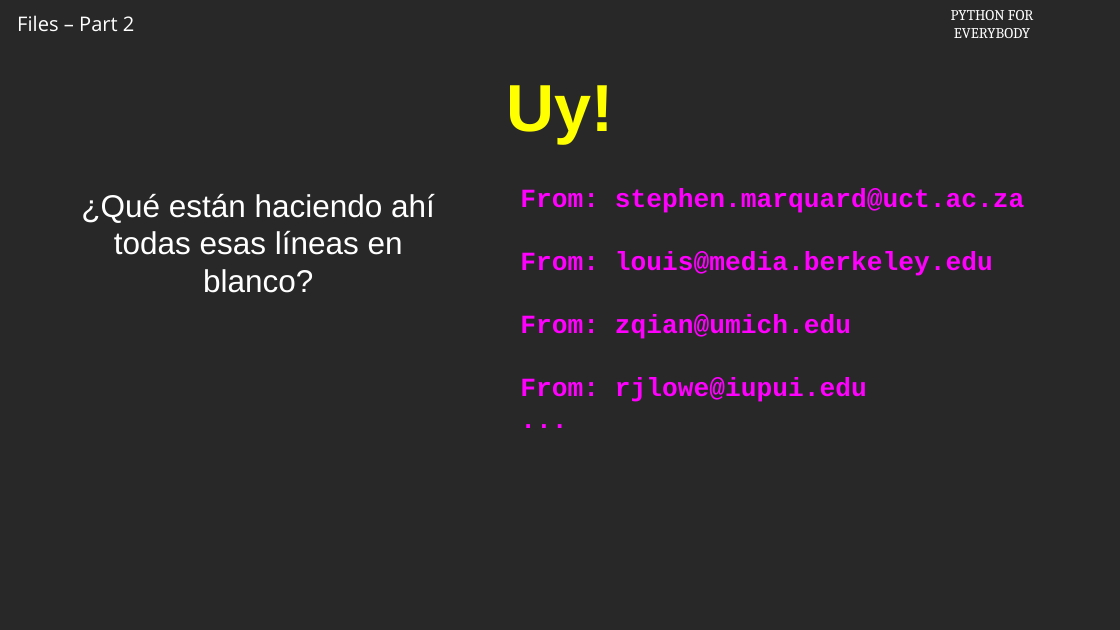
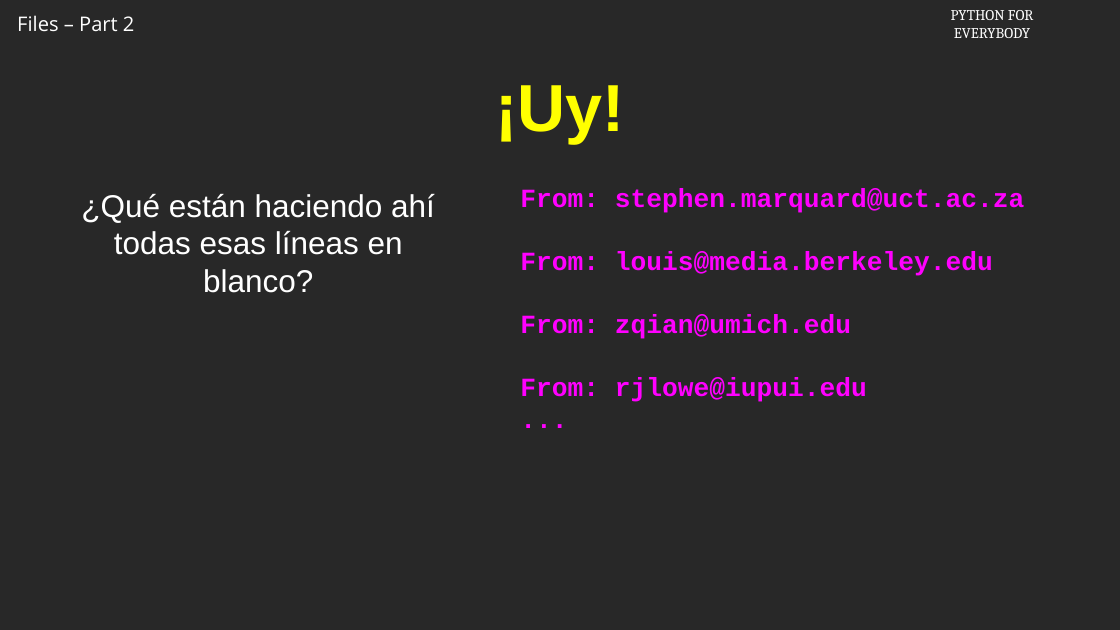
Before and after one commit to csev/py4e, a slide deck: slide 5 of ai/7.2.pptx. Drawn at 1120x630 pixels with LibreOffice and Linux fonts; fonts in the diff are those of the drawing; background and template pictures are left out. Boxes give left, top, right and bottom in pixels: in the first picture for what was removed or moved away, otherwise in the second. Text is boxed around its words. In the diff, an @@ line names an element or a change of style, - is before the commit and + after.

```diff
--- a/ai/7.2.pptx
+++ b/ai/7.2.pptx
@@ title at (495,85,624,144): text changed @@
-Uy!
+¡Uy!
```
Also in this commit, not shown: 3 other slides changed, 1 other file.
